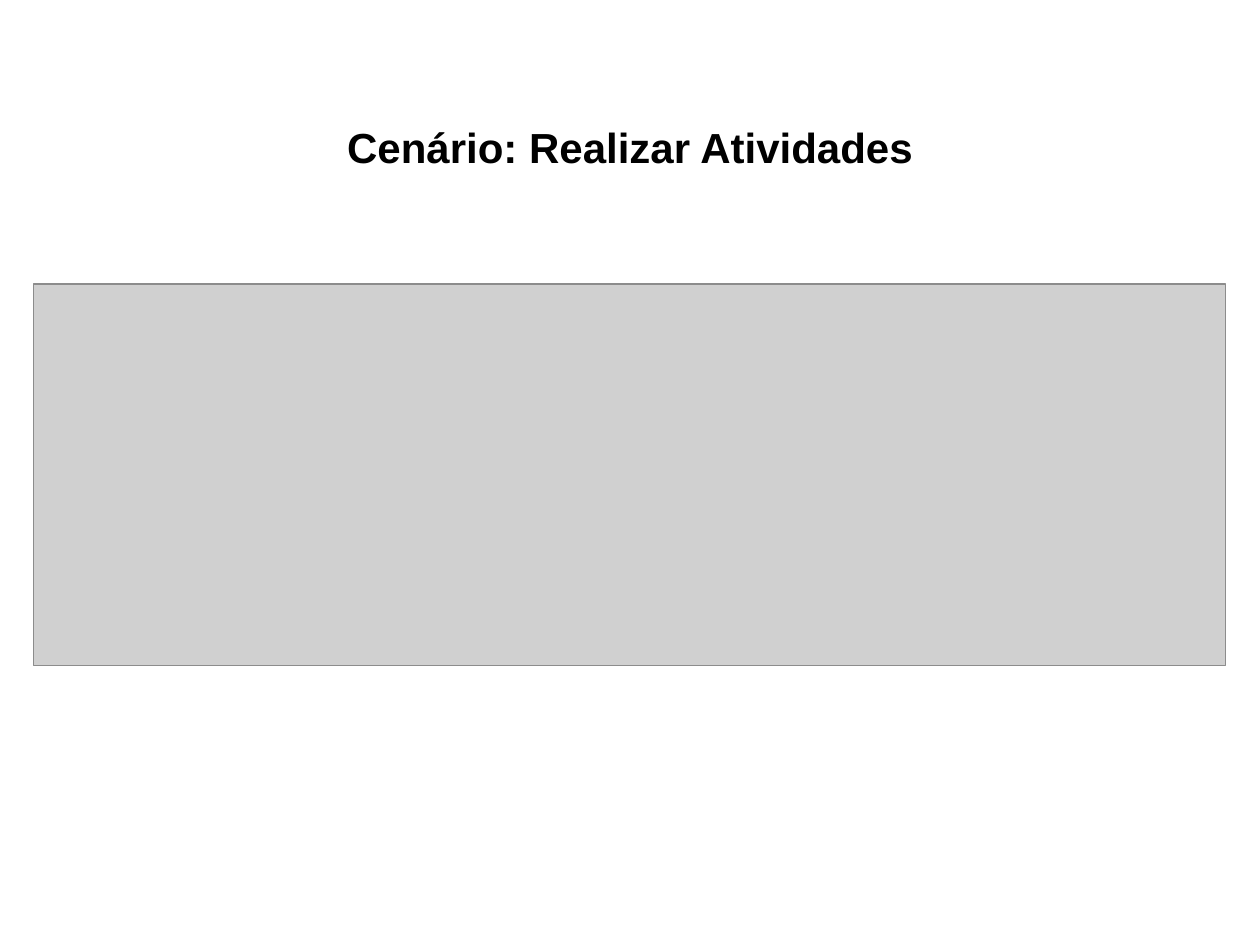
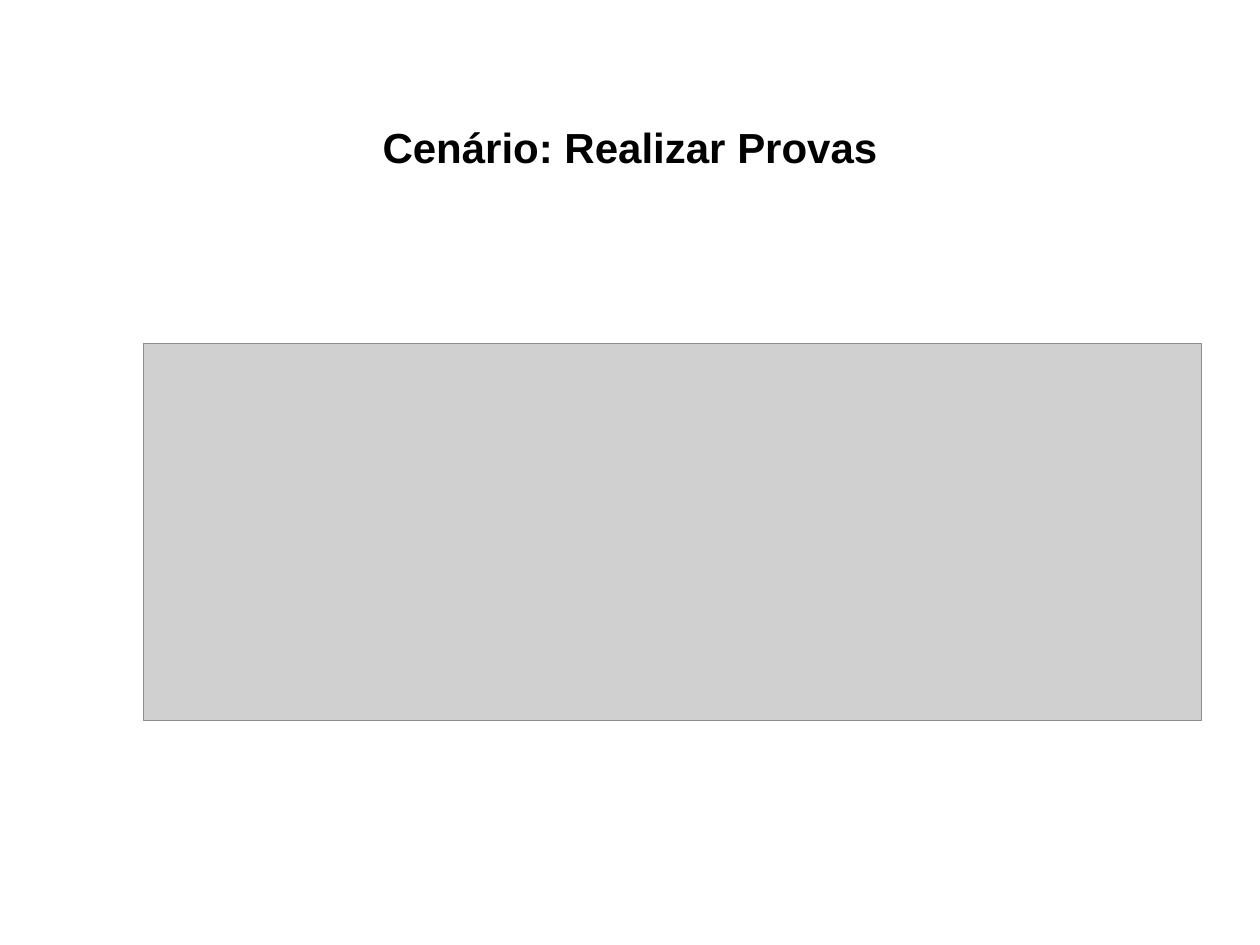
Before and after one commit to leozabotto/smart-owl, a slide deck: slide 3 of Artefatos/15 - Arquitetura de Negócio para cada Cenário.pptx (slide 5 before the commit). Drawn at 1260x945 pixels with LibreOffice and Linux fonts; fonts in the diff are those of the drawing; grey boxes stand for pictures. Boxes give left, top, right and bottom in pixels: in the first picture for what was removed or moved away, otherwise in the second. Text is boxed around its words. In the diff, an @@ line names an element or a change of style, - is before the commit and + after.

```diff
--- a/Artefatos/15 - Arquitetura de Negócio para cada Cenário.pptx
+++ b/Artefatos/15 - Arquitetura de Negócio para cada Cenário.pptx
@@ text at [383, 132, 877, 164]: text changed @@
-Cenário: Realizar Atividades
+Cenário: Realizar Provas
@@ picture: place and size @@
-picture at [34, 284, 1226, 665]
+picture at [144, 344, 1202, 721]
```
Also in this commit, not shown: 2 other slides changed, 4 slides added, 3 slides removed.
